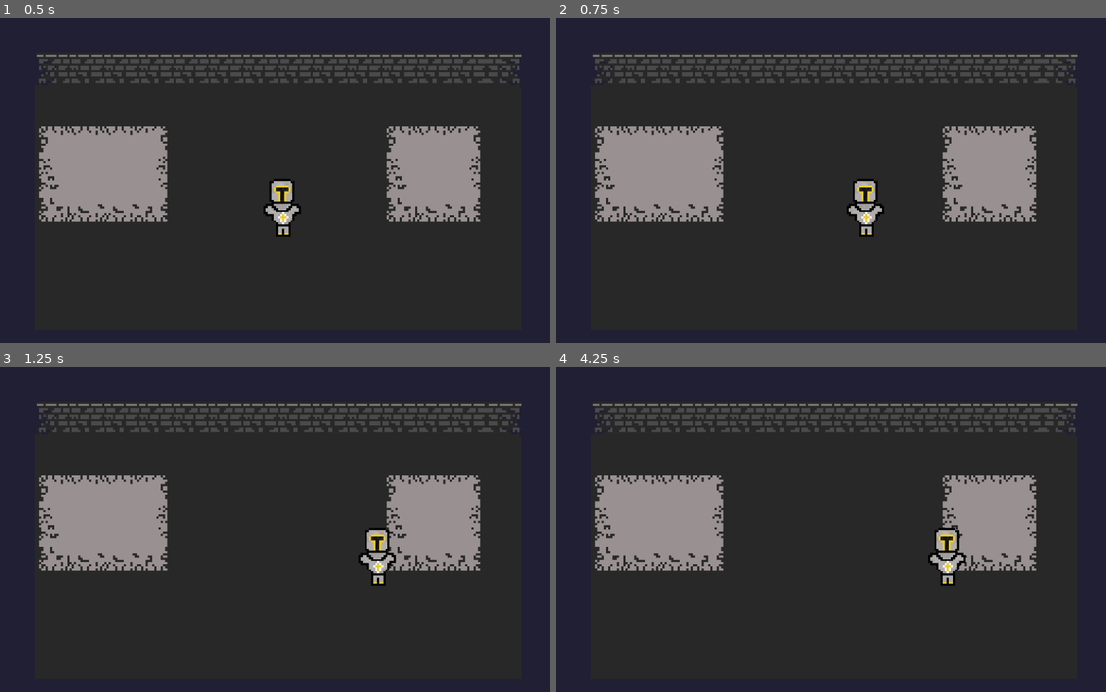
Above: before the commit, frames 1-4 (two rows, left to right).
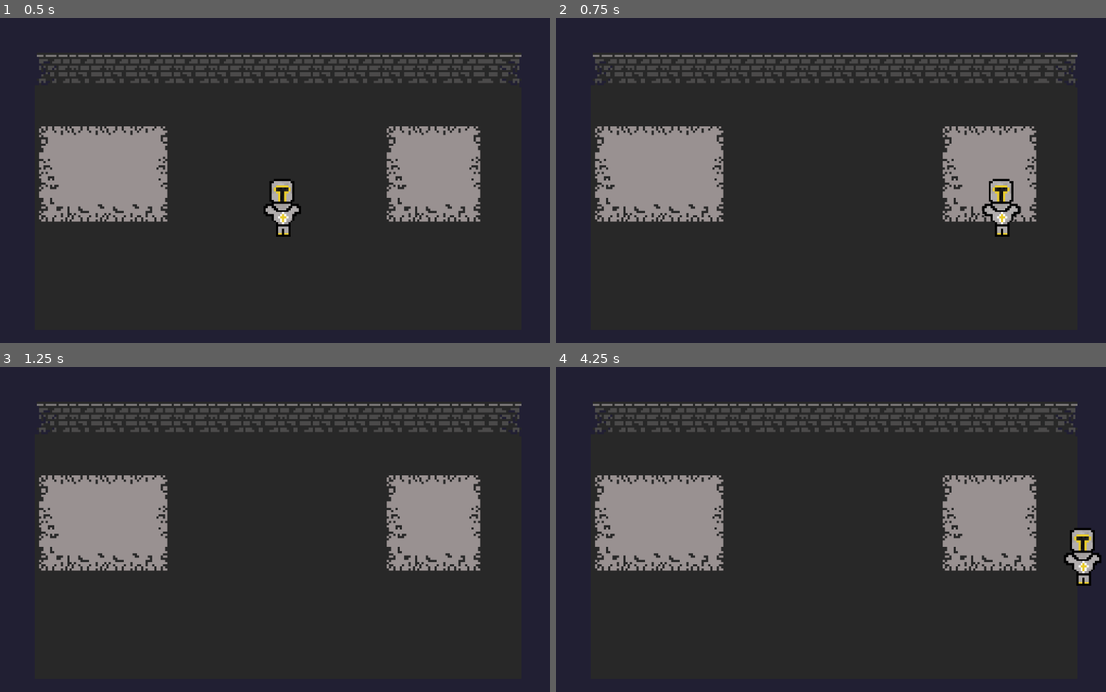
Above: after the commit, the same moments.

Repository: scoot274/APCS-Final
Game: Godot game, scene res://Experiment.tscn
The game is run twice, just before and just after one commit, with the same random seed, the same clock (stepped at 60 frames per second) and the same inputs.
Inputs:
- Up to frame 1 (0.5 s): no input
- Up to frame 2 (0.75 s): tap Enter at 0.5 s; hold Right (ui_right) from 0.53 s (still down); tap Space (ui_select) at 0.6 s
- Up to frame 3 (1.25 s): keep holding Right (ui_right); tap Space (ui_select) at 0.77, 1.07 s
- Up to frame 4 (4.25 s): release Right (ui_right) at 1.28 s; hold Down (ui_down) 1.28-2.03 s; tap Space (ui_select) at 1.35, 1.52, 1.82, 2.1, 2.85, 3.02, 3.32, 3.6, 3.77, 4.07 s; hold Right (ui_right) 2.03-2.78 s; hold Up (ui_up) 2.78-3.53 s; hold Left (ui_left) from 3.53 s (still down)

Frame 1 is identical in both runs. In frame 2, 1.4% of the frame differs, in the area x 52-85%, y 49-68%; in frame 3, 0.7%; in frame 4, 1.4%, in the area x 67-100%, y 49-68%.

Commit message:
added dash ability

Diff:
--- a/Experiment.tscn
+++ b/Experiment.tscn
@@ -12,10 +12,6 @@
 0/tile_mode = 0
 0/occluder_offset = Vector2( 0, 0 )
 0/navigation_offset = Vector2( 0, 0 )
-0/shape_offset = Vector2( 0, 0 )
-0/shape_transform = Transform2D( 1, 0, 0, 1, 0, 0 )
-0/shape_one_way = false
-0/shape_one_way_margin = 0.0
 0/shapes = [  ]
 0/z_index = 0
 1/name = "main_tilemap.png 1"
@@ -26,10 +22,6 @@
 1/tile_mode = 0
 1/occluder_offset = Vector2( 0, 0 )
 1/navigation_offset = Vector2( 0, 0 )
-1/shape_offset = Vector2( 0, 0 )
-1/shape_transform = Transform2D( 1, 0, 0, 1, 0, 0 )
-1/shape_one_way = false
-1/shape_one_way_margin = 0.0
 1/shapes = [  ]
 1/z_index = 0
 2/name = "main_tilemap.png 2"
@@ -40,10 +32,6 @@
 2/tile_mode = 0
 2/occluder_offset = Vector2( 0, 0 )
 2/navigation_offset = Vector2( 0, 0 )
-2/shape_offset = Vector2( 0, 0 )
-2/shape_transform = Transform2D( 1, 0, 0, 1, 0, 0 )
-2/shape_one_way = false
-2/shape_one_way_margin = 0.0
 2/shapes = [  ]
 2/z_index = 0
 3/name = "main_tilemap.png 3"
@@ -54,10 +42,6 @@
 3/tile_mode = 0
 3/occluder_offset = Vector2( 0, 0 )
 3/navigation_offset = Vector2( 0, 0 )
-3/shape_offset = Vector2( 0, 0 )
-3/shape_transform = Transform2D( 1, 0, 0, 1, 0, 0 )
-3/shape_one_way = false
-3/shape_one_way_margin = 0.0
 3/shapes = [  ]
 3/z_index = 0
 4/name = "main_tilemap.png 4"
@@ -68,10 +52,6 @@
 4/tile_mode = 0
 4/occluder_offset = Vector2( 0, 0 )
 4/navigation_offset = Vector2( 0, 0 )
-4/shape_offset = Vector2( 0, 0 )
-4/shape_transform = Transform2D( 1, 0, 0, 1, 0, 0 )
-4/shape_one_way = false
-4/shape_one_way_margin = 0.0
 4/shapes = [  ]
 4/z_index = 0
 5/name = "main_tilemap.png 5"
@@ -82,10 +62,6 @@
 5/tile_mode = 0
 5/occluder_offset = Vector2( 0, 0 )
 5/navigation_offset = Vector2( 0, 0 )
-5/shape_offset = Vector2( 0, 0 )
-5/shape_transform = Transform2D( 1, 0, 0, 1, 0, 0 )
-5/shape_one_way = false
-5/shape_one_way_margin = 0.0
 5/shapes = [  ]
 5/z_index = 0
 6/name = "main_tilemap.png 6"
@@ -96,10 +72,6 @@
 6/tile_mode = 0
 6/occluder_offset = Vector2( 0, 0 )
 6/navigation_offset = Vector2( 0, 0 )
-6/shape_offset = Vector2( 0, 0 )
-6/shape_transform = Transform2D( 1, 0, 0, 1, 0, 0 )
-6/shape_one_way = false
-6/shape_one_way_margin = 0.0
 6/shapes = [  ]
 6/z_index = 0
 7/name = "main_tilemap.png 7"
@@ -110,10 +82,6 @@
 7/tile_mode = 0
 7/occluder_offset = Vector2( 0, 0 )
 7/navigation_offset = Vector2( 0, 0 )
-7/shape_offset = Vector2( 0, 0 )
-7/shape_transform = Transform2D( 1, 0, 0, 1, 0, 0 )
-7/shape_one_way = false
-7/shape_one_way_margin = 0.0
 7/shapes = [  ]
 7/z_index = 0
 8/name = "main_tilemap.png 8"
@@ -124,10 +92,6 @@
 8/tile_mode = 0
 8/occluder_offset = Vector2( 0, 0 )
 8/navigation_offset = Vector2( 0, 0 )
-8/shape_offset = Vector2( 0, 0 )
-8/shape_transform = Transform2D( 1, 0, 0, 1, 0, 0 )
-8/shape_one_way = false
-8/shape_one_way_margin = 0.0
 8/shapes = [  ]
 8/z_index = 0
 9/name = "main_tilemap.png 9"
@@ -138,10 +102,6 @@
 9/tile_mode = 0
 9/occluder_offset = Vector2( 0, 0 )
 9/navigation_offset = Vector2( 0, 0 )
-9/shape_offset = Vector2( 0, 0 )
-9/shape_transform = Transform2D( 1, 0, 0, 1, 0, 0 )
-9/shape_one_way = false
-9/shape_one_way_margin = 0.0
 9/shapes = [  ]
 9/z_index = 0
 10/name = "main_tilemap.png 10"
@@ -152,10 +112,6 @@
 10/tile_mode = 0
 10/occluder_offset = Vector2( 0, 0 )
 10/navigation_offset = Vector2( 0, 0 )
-10/shape_offset = Vector2( 0, 0 )
-10/shape_transform = Transform2D( 1, 0, 0, 1, 0, 0 )
-10/shape_one_way = false
-10/shape_one_way_margin = 0.0
 10/shapes = [  ]
 10/z_index = 0
 11/name = "main_tilemap.png 11"
@@ -166,10 +122,6 @@
 11/tile_mode = 0
 11/occluder_offset = Vector2( 0, 0 )
 11/navigation_offset = Vector2( 0, 0 )
-11/shape_offset = Vector2( 0, 0 )
-11/shape_transform = Transform2D( 1, 0, 0, 1, 0, 0 )
-11/shape_one_way = false
-11/shape_one_way_margin = 0.0
 11/shapes = [  ]
 11/z_index = 0
 12/name = "main_tilemap.png 12"
@@ -180,10 +132,6 @@
 12/tile_mode = 0
 12/occluder_offset = Vector2( 0, 0 )
 12/navigation_offset = Vector2( 0, 0 )
-12/shape_offset = Vector2( 0, 0 )
-12/shape_transform = Transform2D( 1, 0, 0, 1, 0, 0 )
-12/shape_one_way = false
-12/shape_one_way_margin = 0.0
 12/shapes = [  ]
 12/z_index = 0
 13/name = "main_tilemap.png 13"
@@ -194,10 +142,6 @@
 13/tile_mode = 0
 13/occluder_offset = Vector2( 0, 0 )
 13/navigation_offset = Vector2( 0, 0 )
-13/shape_offset = Vector2( 0, 0 )
-13/shape_transform = Transform2D( 1, 0, 0, 1, 0, 0 )
-13/shape_one_way = false
-13/shape_one_way_margin = 0.0
 13/shapes = [  ]
 13/z_index = 0
 14/name = "main_tilemap.png 14"
@@ -208,10 +152,6 @@
 14/tile_mode = 0
 14/occluder_offset = Vector2( 0, 0 )
 14/navigation_offset = Vector2( 0, 0 )
-14/shape_offset = Vector2( 0, 0 )
-14/shape_transform = Transform2D( 1, 0, 0, 1, 0, 0 )
-14/shape_one_way = false
-14/shape_one_way_margin = 0.0
 14/shapes = [  ]
 14/z_index = 0
 15/name = "main_tilemap.png 15"
@@ -222,10 +162,6 @@
 15/tile_mode = 0
 15/occluder_offset = Vector2( 0, 0 )
 15/navigation_offset = Vector2( 0, 0 )
-15/shape_offset = Vector2( 0, 0 )
-15/shape_transform = Transform2D( 1, 0, 0, 1, 0, 0 )
-15/shape_one_way = false
-15/shape_one_way_margin = 0.0
 15/shapes = [  ]
 15/z_index = 0
 16/name = "main_tilemap.png 16"
@@ -236,10 +172,6 @@
 16/tile_mode = 0
 16/occluder_offset = Vector2( 0, 0 )
 16/navigation_offset = Vector2( 0, 0 )
-16/shape_offset = Vector2( 0, 0 )
-16/shape_transform = Transform2D( 1, 0, 0, 1, 0, 0 )
-16/shape_one_way = false
-16/shape_one_way_margin = 0.0
 16/shapes = [  ]
 16/z_index = 0
 17/name = "main_tilemap.png 17"
@@ -250,10 +182,6 @@
 17/tile_mode = 0
 17/occluder_offset = Vector2( 0, 0 )
 17/navigation_offset = Vector2( 0, 0 )
-17/shape_offset = Vector2( 0, 0 )
-17/shape_transform = Transform2D( 1, 0, 0, 1, 0, 0 )
-17/shape_one_way = false
-17/shape_one_way_margin = 0.0
 17/shapes = [  ]
 17/z_index = 0
 18/name = "main_tilemap.png 18"
@@ -264,10 +192,6 @@
 18/tile_mode = 0
 18/occluder_offset = Vector2( 0, 0 )
 18/navigation_offset = Vector2( 0, 0 )
-18/shape_offset = Vector2( 0, 0 )
-18/shape_transform = Transform2D( 1, 0, 0, 1, 0, 0 )
-18/shape_one_way = false
-18/shape_one_way_margin = 0.0
 18/shapes = [  ]
 18/z_index = 0
 19/name = "main_tilemap.png 19"
@@ -278,10 +202,6 @@
 19/tile_mode = 0
 19/occluder_offset = Vector2( 0, 0 )
 19/navigation_offset = Vector2( 0, 0 )
-19/shape_offset = Vector2( 0, 0 )
-19/shape_transform = Transform2D( 1, 0, 0, 1, 0, 0 )
-19/shape_one_way = false
-19/shape_one_way_margin = 0.0
 19/shapes = [  ]
 19/z_index = 0
 20/name = "main_tilemap.png 20"
@@ -292,10 +212,6 @@
 20/tile_mode = 0
 20/occluder_offset = Vector2( 0, 0 )
 20/navigation_offset = Vector2( 0, 0 )
-20/shape_offset = Vector2( 0, 0 )
-20/shape_transform = Transform2D( 1, 0, 0, 1, 0, 0 )
-20/shape_one_way = false
-20/shape_one_way_margin = 0.0
 20/shapes = [  ]
 20/z_index = 0
 21/name = "main_tilemap.png 21"
@@ -306,10 +222,6 @@
 21/tile_mode = 0
 21/occluder_offset = Vector2( 0, 0 )
 21/navigation_offset = Vector2( 0, 0 )
-21/shape_offset = Vector2( 0, 0 )
-21/shape_transform = Transform2D( 1, 0, 0, 1, 0, 0 )
-21/shape_one_way = false
-21/shape_one_way_margin = 0.0
 21/shapes = [  ]
 21/z_index = 0
 
--- a/Resources/Scripts/Player/PlayerMovement.gd
+++ b/Resources/Scripts/Player/PlayerMovement.gd
@@ -11,9 +11,33 @@
 			#Calculate Y strength
 			Input.get_action_strength("ui_down") - Input.get_action_strength("ui_up")
 		)
+
 	if(movement.length() > 1.0):
 		movement = movement.normalized()
 	move_and_slide(movement * speed * delta)
+
+	if(Input.is_action_just_pressed("ui_select")):
+		dash(movement)
+		pass
+	pass
+
+func dash(Movement):
+	var dashStrength
+	var dashSpeed = 5000
+
+	dashStrength = Vector2 (
+		Movement.x,
+		Movement.y
+	)
+
+	if(dashStrength == Vector2(0, 0)):
+		dashStrength = Vector2(
+			1,
+			0
+		)
+		pass
+
+	move_and_slide(dashStrength * speed)
 	pass
 
 func _ready():
Not shown, added: .DS_Store
